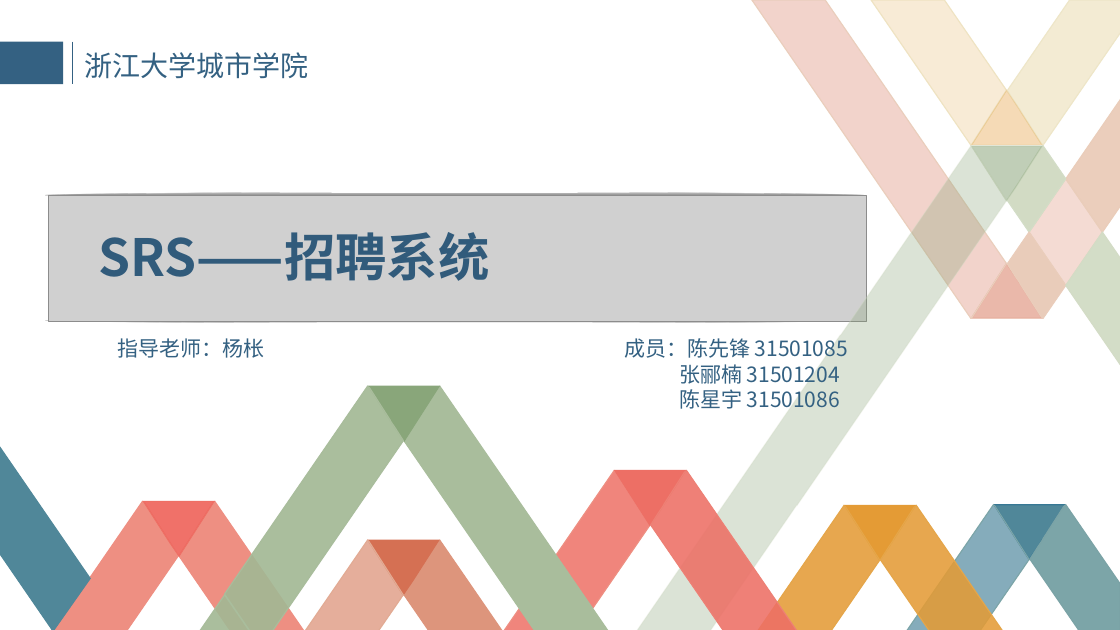
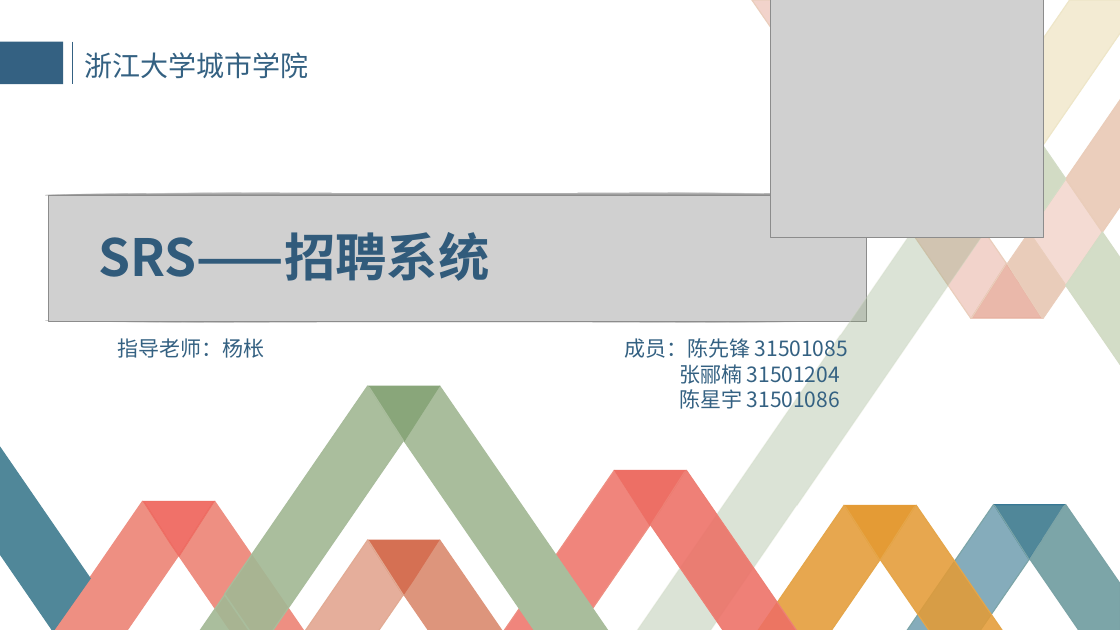
Before and after one commit to zucccxy/project, a slide deck: slide 1 of SRS展示ppt.pptx. Drawn at 1120x630 pixels with LibreOffice and Linux fonts; fonts in the diff are those of the drawing; grey boxes stand for pictures; background and template pictures are left out. Boxes give left, top, right and bottom in pixels: in the first picture for what was removed or moved away, otherwise in the second. Text is boxed around its words. In the diff, an @@ line names an element or a change of style, - is before the commit and + after.

```diff
--- a/SRS展示ppt.pptx
+++ b/SRS展示ppt.pptx
@@ picture added at bbox=[771, 0, 1044, 238] @@
@@ freeform shape removed at bbox=[871, 0, 1007, 145] @@
@@ freeform shape removed at bbox=[972, 91, 1043, 145] @@
@@ freeform shape removed at bbox=[972, 146, 1043, 201] @@
```
Also in this commit, not shown: 1 other slide changed, 3 other files.
